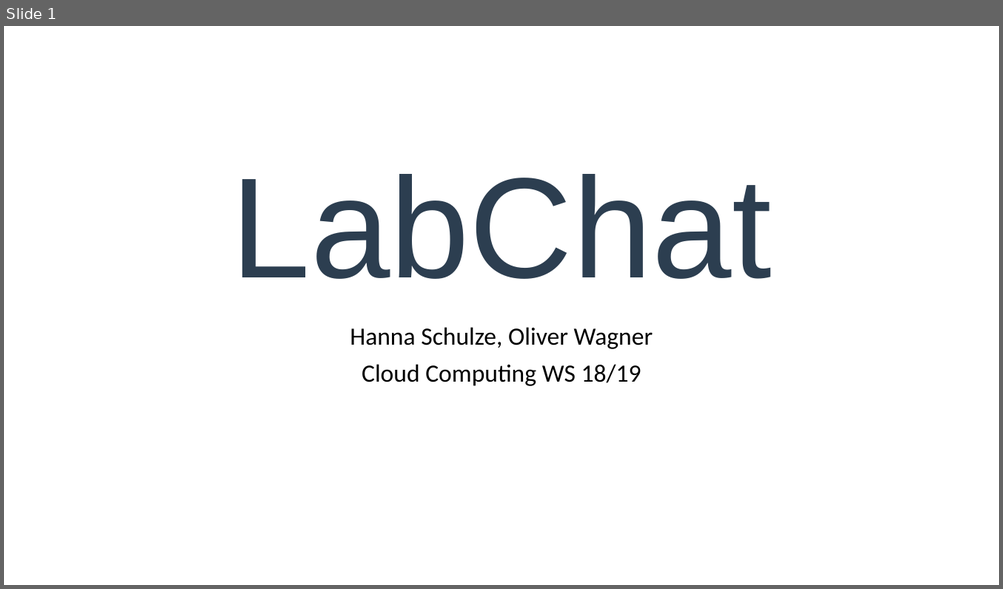
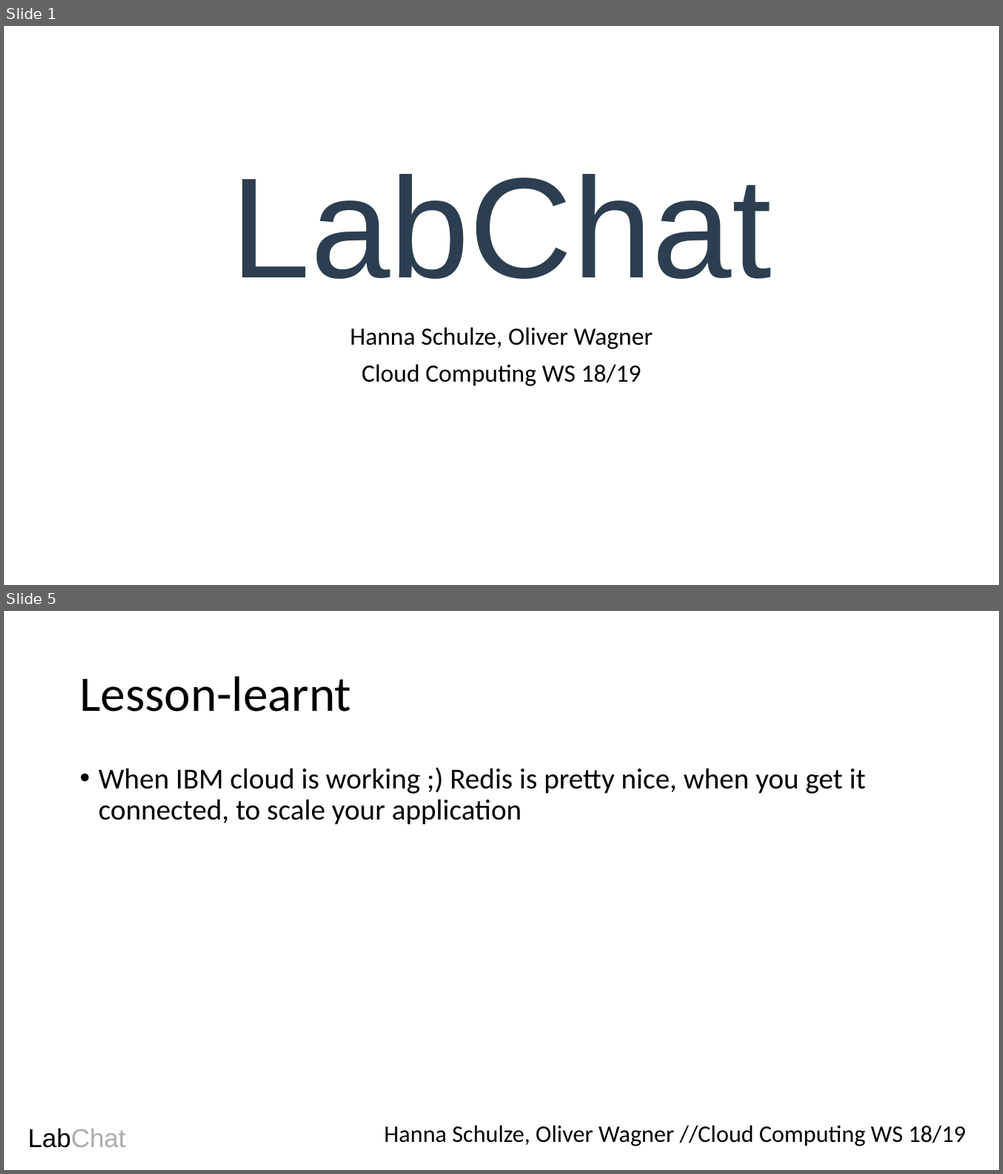
Before and after one commit to oliverwagner1989/CloudComputing_WS1718, a slide deck: Presentation LabChat - Exc 4.odp. Shown one above the other, each under a label of ours: slide 1 before the commit, slides 1 and 5 after it; the slides between them are not shown. The pictures are 1003x589 and 1003x1174 pixels, drawn with LibreOffice and Linux fonts; fonts in the diff are those of the drawing. Boxes give left, top, right and bottom in pixels: in the first picture for what was removed or moved away, otherwise in the second. Text is boxed around its words. In the diff, an @@ line names an element or a change of style, - is before the commit and + after.

```diff
--- a/Presentation LabChat - Exc 4.odp
+++ b/Presentation LabChat - Exc 4.odp
@@ slide 5 added at bbox=[4, 611, 999, 1170], background #FFFFFF @@
@@ title added at bbox=[79, 676, 351, 712], 48 pt, text #000000 @@
+Lesson-learnt
@@ text added at bbox=[99, 768, 865, 825], 28 pt, text #000000 @@
+• When IBM cloud is working ;) Redis is pretty nice, when you get it connected, to scale your application
@@ text added at bbox=[28, 1128, 125, 1148], 25 pt, text #AFABAB @@
+LabChat
@@ text added at bbox=[384, 1125, 966, 1147], 23 pt, text #000000 @@
+Hanna Schulze, Oliver Wagner //Cloud Computing WS 18/19
```
Also in this commit, not shown: 2 slides changed, 2 other slides added, 4 slides removed, 2 other files.
